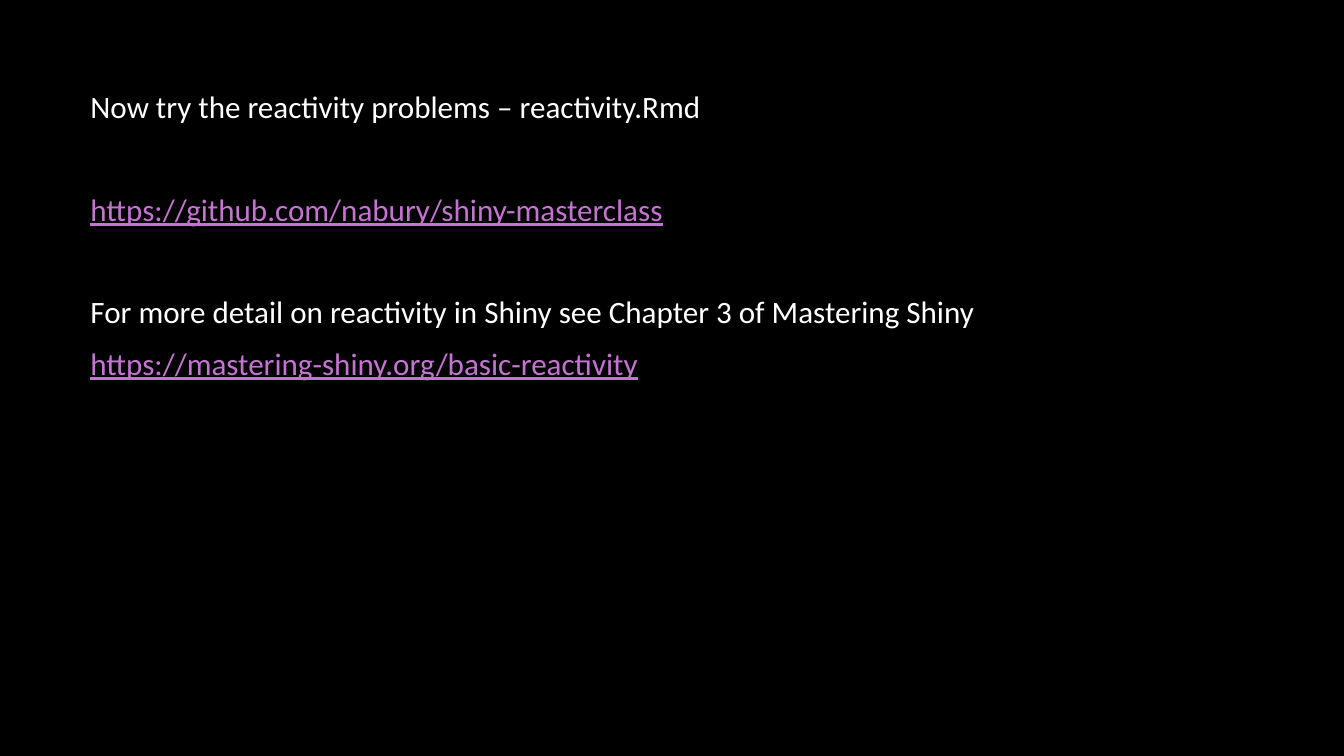
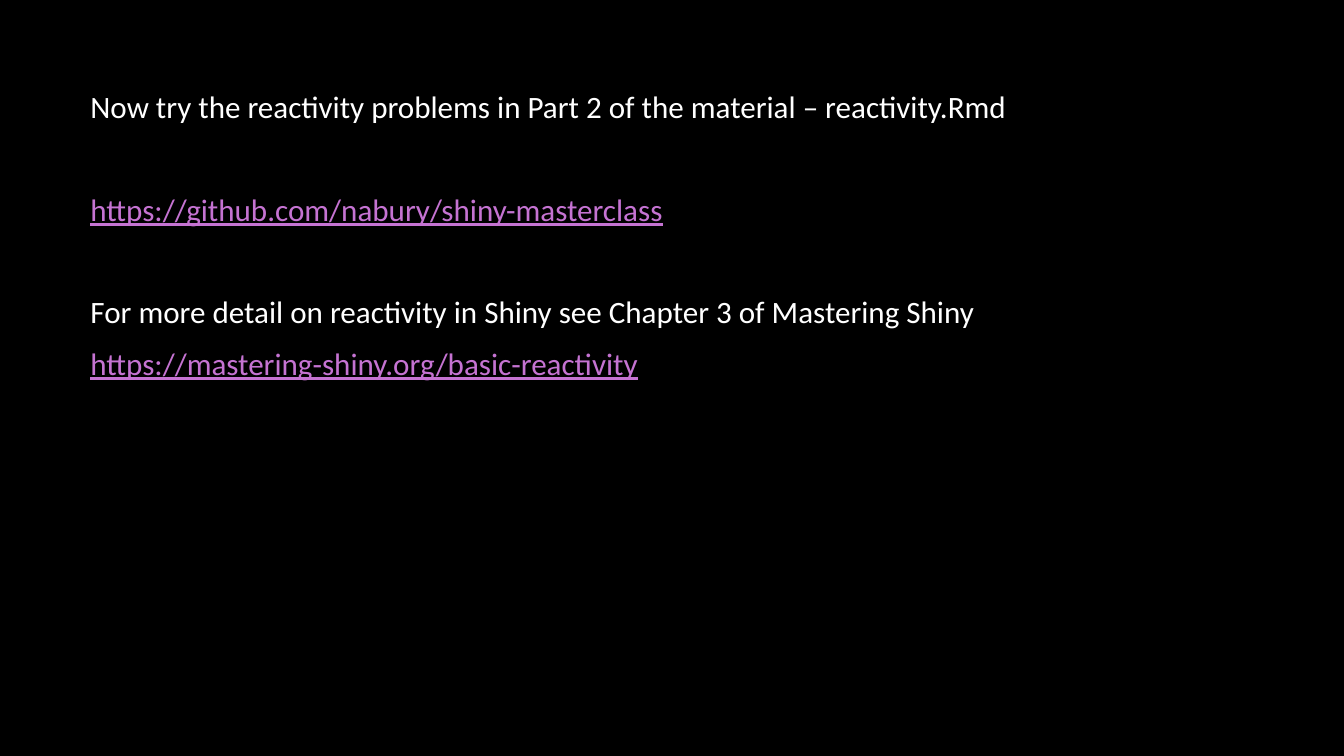
Before and after one commit to nabury/shiny-masterclass, a slide deck: slide 22 of Part 2/Slides part 2.pptx. Drawn at 1344x756 pixels with LibreOffice and Linux fonts; fonts in the diff are those of the drawing; background and template pictures are left out. Boxes give left, top, right and bottom in pixels: in the first picture for what was removed or moved away, otherwise in the second. Text is boxed around its words. In the diff, an @@ line names an element or a change of style, - is before the commit and + after.

```diff
--- a/Part 2/Slides part 2.pptx
+++ b/Part 2/Slides part 2.pptx
@@ text at box(90, 96, 1006, 123): text changed @@
-Now try the reactivity problems – reactivity.Rmd
+Now try the reactivity problems in Part 2 of the material – reactivity.Rmd
```
Also in this commit, not shown: 6 other slides changed, 4 slides added, 4 slides removed.
